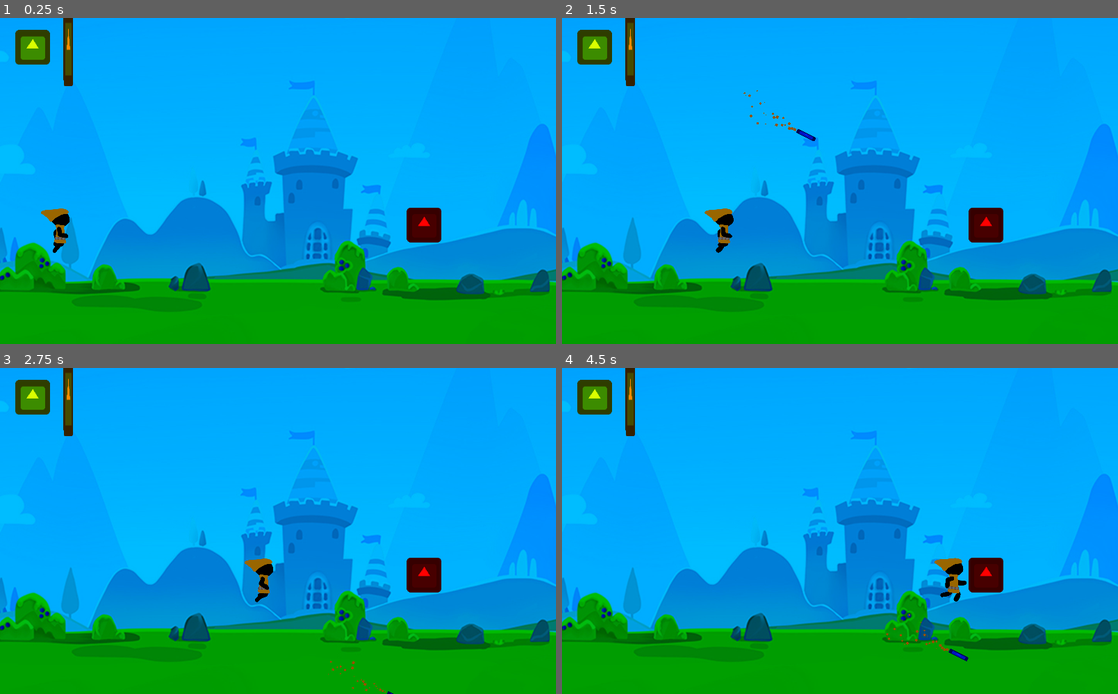
Above: before the commit, frames 1-4 (two rows, left to right).
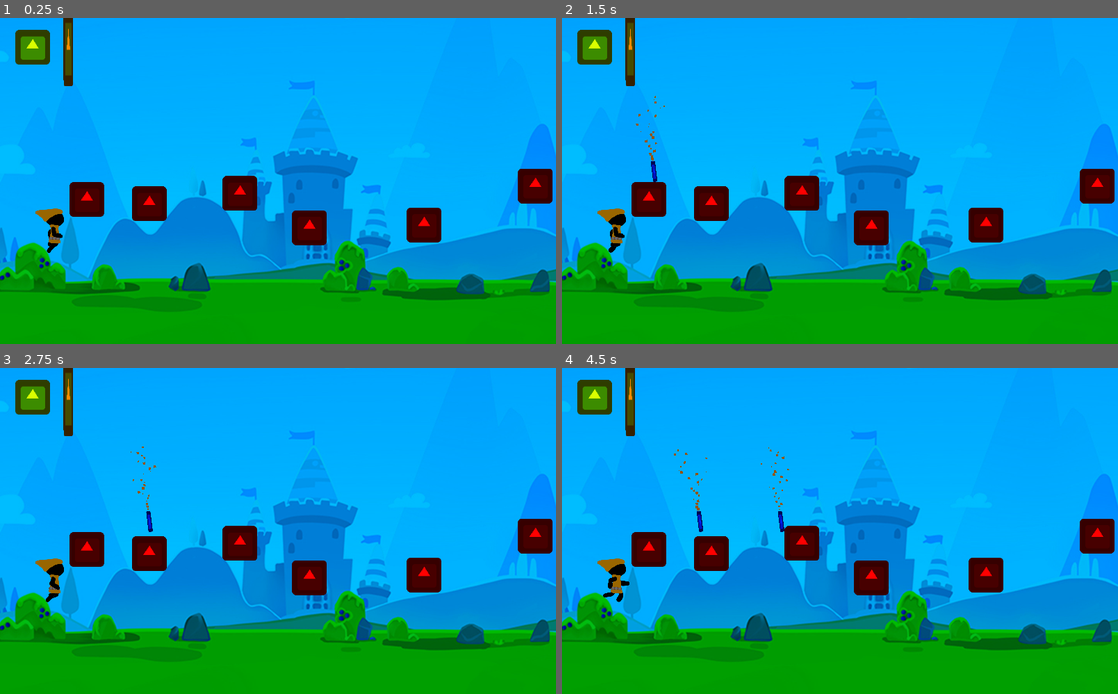
Above: after the commit, the same moments.

Repository: Blackout4344/Castle-Defense
Game: Godot game, scene res://Scenes/Main.tscn
Same seed, same stepped clock (60 frames per second), same inputs: the game is played once before the commit and once after it. The engine's default icon, where the game draws it, is replaced by a stand-in: a white triangle on a blue panel in a dark square.
Inputs:
- Up to frame 1 (0.25 s): no input
- Up to frame 2 (1.5 s): no input
- Up to frame 3 (2.75 s): no input
- Up to frame 4 (4.5 s): no input

The runs differ from the first frame. In frame 1, 3.6% of the frame differs, in the area x 6-100%, y 46-73%; in frame 2, 4.1%; in frame 3, 4.1%; in frame 4, 4.4%, in the area x 6-100%, y 24-90%.

Commit message:
Mac

Diff:
--- a/CastleDefense/Scenes/Main.tscn
+++ b/CastleDefense/Scenes/Main.tscn
@@ -28,3 +28,18 @@
 
 [node name="Footman" parent="." instance=ExtResource( 4 )]
 position = Vector2( 73, 400 )
+
+[node name="EnemyPlaceholder2" parent="." instance=ExtResource( 3 )]
+position = Vector2( 441, 323 )
+
+[node name="EnemyPlaceholder3" parent="." instance=ExtResource( 3 )]
+position = Vector2( 569, 386 )
+
+[node name="EnemyPlaceholder4" parent="." instance=ExtResource( 3 )]
+position = Vector2( 274, 342 )
+
+[node name="EnemyPlaceholder5" parent="." instance=ExtResource( 3 )]
+position = Vector2( 159, 334 )
+
+[node name="EnemyPlaceholder6" parent="." instance=ExtResource( 3 )]
+position = Vector2( 985, 309 )
--- a/CastleDefense/Scripts/Archer.gd
+++ b/CastleDefense/Scripts/Archer.gd
@@ -8,20 +8,20 @@
 var target : PhysicsBody2D = null;
 
 func _ready():
-	$AttackCooldown.wait_time = attack_cooldown;
+    $AttackCooldown.wait_time = attack_cooldown;
 
 func _process(delta):
-	var enemy_x : int = 10000000;
-	for i in $AttackRange.get_overlapping_bodies():
-		if (i.filename != "res://Scenes/EnemyPlaceholder.tscn"):
-			continue;
-		if (i.global_position.x <= enemy_x):
-			enemy_x = i.global_position.x;
-			target = i;
+    var enemy_x : int = 10000000;
+    for i in $AttackRange.get_overlapping_bodies():
+        if (i.filename != "res://Scenes/EnemyPlaceholder.tscn"):
+            continue;
+        if (i.global_position.x <= enemy_x):
+            enemy_x = i.global_position.x;
+            target = i;
 
 func _on_AttackCooldown_timeout():
-	if (target != null):
-		var new_arrow : KinematicBody2D = ArrowScene.instance();
-		get_parent().add_child(new_arrow);
-		new_arrow.global_position = $Sprite/Bow.global_position;
-		new_arrow.shoot(target.global_position);
+    if (target != null):
+        var new_arrow : KinematicBody2D = ArrowScene.instance();
+        get_parent().add_child(new_arrow);
+        new_arrow.global_position = $Sprite/Bow.global_position;
+        new_arrow.shoot(target.global_position);
--- a/CastleDefense/Scripts/Arrow.gd
+++ b/CastleDefense/Scripts/Arrow.gd
@@ -6,9 +6,9 @@
 var vel : Vector2;
 
 func _process(delta):
-	vel = move_and_slide(vel, Vector2.UP);
+    vel = move_and_slide(vel, Vector2.UP);
 
 func shoot(target : Vector2):
-	look_at(target);
-	vel = global_position.direction_to(target);
-	vel = vel.normalized() * speed;
+    look_at(target);
+    vel = global_position.direction_to(target);
+    vel = vel.normalized() * speed;
--- a/CastleDefense/Scripts/Footman.gd
+++ b/CastleDefense/Scripts/Footman.gd
@@ -7,4 +7,4 @@
 onready var vel : Vector2 = Vector2(speed, 0);
 
 func _process(delta):
-	move_and_slide(vel, Vector2.UP);
+    move_and_slide(vel, Vector2.UP);
